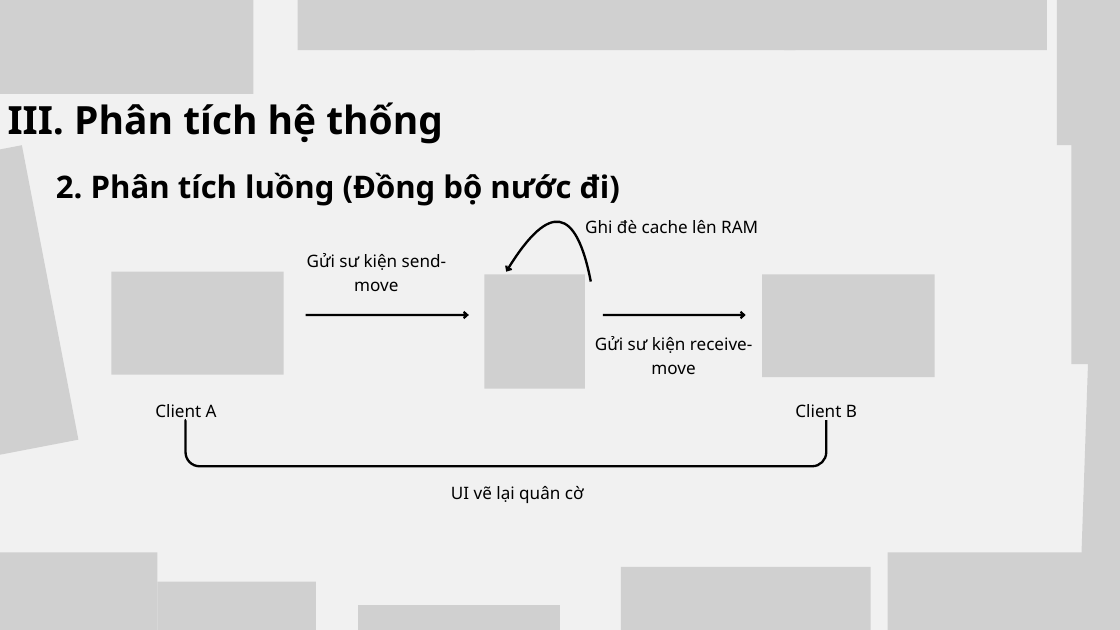
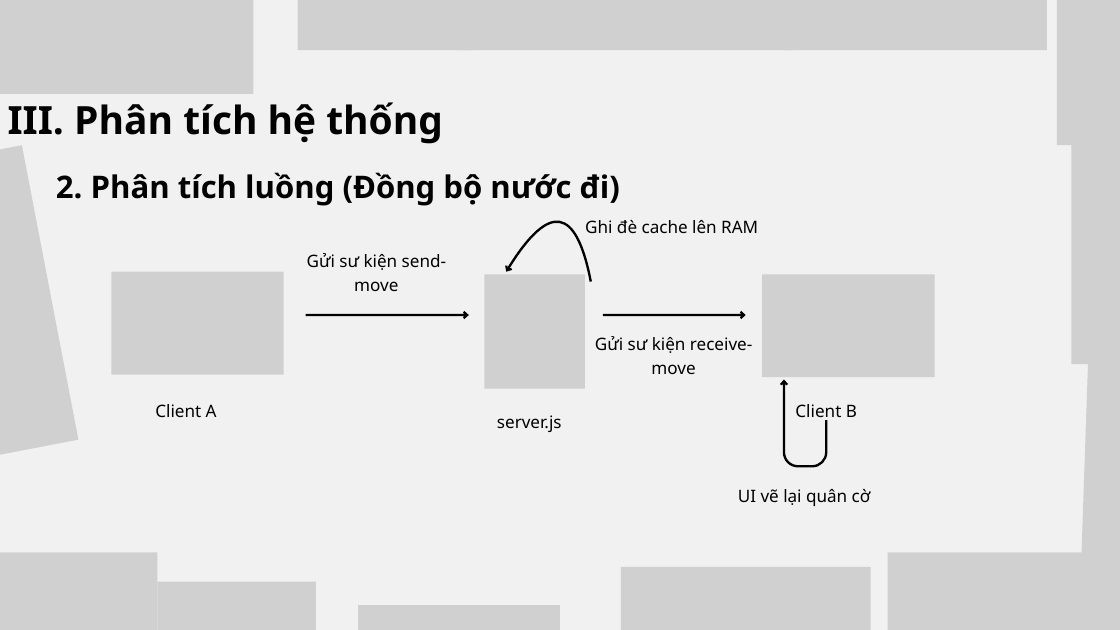
Before and after one commit to anhphuc0508/Web-Chess, a slide deck: slide 12 of Documents/FinalReport/B23DCCE078_Slides.pptx. Drawn at 1120x630 pixels with LibreOffice and Linux fonts; fonts in the diff are those of the drawing; grey boxes stand for pictures. Boxes give left, top, right and bottom in pixels: in the first picture for what was removed or moved away, otherwise in the second. Text is boxed around its words. In the diff, an @@ line names an element or a change of style, - is before the commit and + after.

```diff
--- a/Documents/FinalReport/B23DCCE078_Slides.pptx
+++ b/Documents/FinalReport/B23DCCE078_Slides.pptx
@@ freeform shape: place and size @@
-freeform shape at <box>185,420,826,466</box>
+freeform shape at <box>784,380,826,466</box>
@@ text added at <box>497,415,562,432</box>, 22 pt, text #000000 @@
+server.js
@@ text "UI vẽ lại quân cờ": place and size @@
-text "UI vẽ lại quân cờ" at <box>451,486,584,503</box>
+text "UI vẽ lại quân cờ" at <box>738,489,871,506</box>
```
Also in this commit, not shown: 1 other slide changed.
